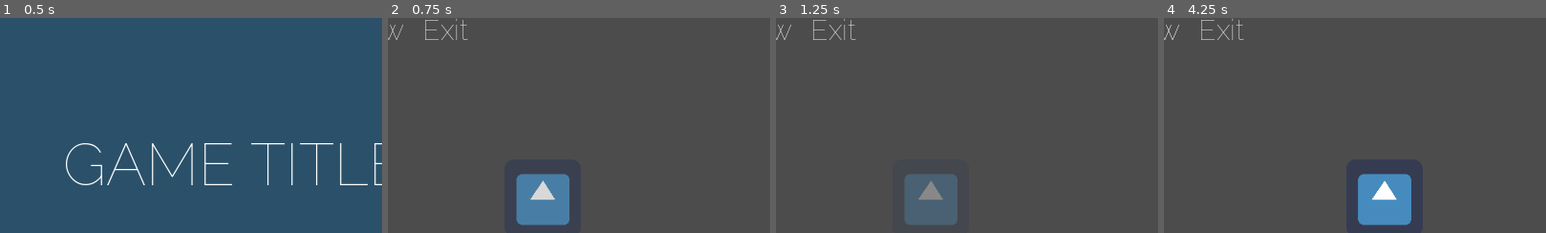
Above: before the commit, frames 1-4 (left to right).
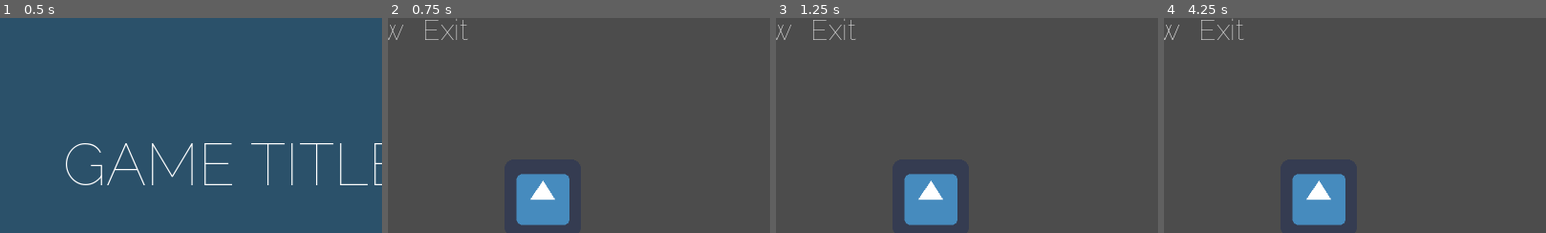
Above: after the commit, the same moments.

Repository: Dexterminator/godot-jam-template
Game: Godot game, scene res://scenes/Title/Title.tscn
Two runs of this game, one before a commit and one after it. Both use one fixed random seed, a clock stepped at 60 frames per second and the inputs below. The engine's default icon, where the game draws it, is replaced by a stand-in: a white triangle on a blue panel in a dark square.
Inputs:
- Up to frame 1 (0.5 s): no input
- Up to frame 2 (0.75 s): tap Enter (ui_accept) at 0.5 s; hold D (right) from 0.53 s (still down); tap J (action1) at 0.6 s
- Up to frame 3 (1.25 s): keep holding D (right); tap Enter (ui_accept) at 0.77 s
- Up to frame 4 (4.25 s): release D (right) at 1.25 s; click "Shake" at 1.25 s; click "Slow" at 2 s; tap Enter (ui_accept) at 2.75, 3.02 s; hold Down (ui_down) 2.78-3.53 s; tap J (action1) at 2.85, 3.6 s; hold D (right) from 3.53 s (still down)
The pictures show only the part of the screen within x 19-69%, y 2-52%; the shares and areas given below are measured in that part.

Frame 1 is identical in both runs. In frame 2, 3.1% of the frame differs, in the area x 33-48%, y 72-96%; in frame 3, 3.3%; in frame 4, 6.6%, in the area x 33-65%, y 72-97%.
Error after the commit: Parse Error: The assigned value doesn't have a set type; the variable type can't be inferred. (res://entities/player/flashing.gd:13)

Commit message:
Adapt to 3.4 and add anima

Diff:
--- a/entities/player/flashing.gd
+++ b/entities/player/flashing.gd
@@ -1,18 +1,25 @@
 extends "res://entities/player/player_state.gd"
 
 onready var Easing = preload("res://utils/easing.gd")
-const DURATION = 1.0
+const DURATION = 3.0
 var ts_started
+
+func _hello():
+	print("hello")
+	emit_signal("transition", "default", {})
 
 func enter(_data):
 	ts_started = Time.now
+	var anima := Anima.begin(self)
+	anima.connect("animation_completed", self, "_hello")
+	anima.then({node=o.sprite, animation="shake", duration=0.7})
+	anima.then({node=o.sprite, animation="tada", duration=0.9})
+	anima.then({node=o.sprite, property="x", to=1000, duration=0.9})
+	anima.play()
 
 func update(_delta):
 	var a = Easing.Cubic.easeOut(Time.since(ts_started), 1, -0.7, DURATION)
 	o.sprite.modulate = Color(1, 1, 1, a)
 
-	if Time.exceeded(ts_started, DURATION):
-		emit_signal("transition", "default", {})
-
 func exit():
 	o.sprite.modulate = Color(1, 1, 1, 1)
--- a/project.godot
+++ b/project.godot
@@ -9,12 +9,42 @@
 config_version=4
 
 _global_script_classes=[ {
+"base": "Reference",
+"class": "AnimaEasing",
+"language": "GDScript",
+"path": "res://addons/anima/core/easings.gd"
+}, {
+"base": "Node",
+"class": "AnimaNode",
+"language": "GDScript",
+"path": "res://addons/anima/core/node.gd"
+}, {
+"base": "Reference",
+"class": "AnimaNodesProperties",
+"language": "GDScript",
+"path": "res://addons/anima/utils/node_properties.gd"
+}, {
+"base": "Reference",
+"class": "AnimaStrings",
+"language": "GDScript",
+"path": "res://addons/anima/utils/strings.gd"
+}, {
+"base": "Tween",
+"class": "AnimaTween",
+"language": "GDScript",
+"path": "res://addons/anima/core/tween.gd"
+}, {
 "base": "Camera2D",
 "class": "ShakeCamera2D",
 "language": "GDScript",
 "path": "res://utils/ShakeCamera2D.gd"
 } ]
 _global_script_class_icons={
+"AnimaEasing": "",
+"AnimaNode": "",
+"AnimaNodesProperties": "",
+"AnimaStrings": "",
+"AnimaTween": "",
 "ShakeCamera2D": ""
 }
 
@@ -29,6 +59,7 @@
 Time="*res://utils/time.gd"
 Slowdown="*res://utils/slowdown.gd"
 Shake="*res://utils/shake.gd"
+Anima="*res://addons/anima/core/anima.gd"
 
 [display]
 
@@ -39,79 +70,79 @@
 
 [editor_plugins]
 
-enabled=PoolStringArray( "CommandPalettePopup" )
+enabled=PoolStringArray( "res://addons/anima/plugin.cfg" )
 
 [input]
 
 ui_accept={
 "deadzone": 0.5,
-"events": [ Object(InputEventKey,"resource_local_to_scene":false,"resource_name":"","device":0,"alt":false,"shift":false,"control":false,"meta":false,"command":false,"pressed":false,"scancode":16777221,"unicode":0,"echo":false,"script":null)
-, Object(InputEventKey,"resource_local_to_scene":false,"resource_name":"","device":0,"alt":false,"shift":false,"control":false,"meta":false,"command":false,"pressed":false,"scancode":16777222,"unicode":0,"echo":false,"script":null)
-, Object(InputEventKey,"resource_local_to_scene":false,"resource_name":"","device":0,"alt":false,"shift":false,"control":false,"meta":false,"command":false,"pressed":false,"scancode":32,"unicode":0,"echo":false,"script":null)
+"events": [ Object(InputEventKey,"resource_local_to_scene":false,"resource_name":"","device":0,"alt":false,"shift":false,"control":false,"meta":false,"command":false,"pressed":false,"scancode":16777221,"physical_scancode":0,"unicode":0,"echo":false,"script":null)
+, Object(InputEventKey,"resource_local_to_scene":false,"resource_name":"","device":0,"alt":false,"shift":false,"control":false,"meta":false,"command":false,"pressed":false,"scancode":16777222,"physical_scancode":0,"unicode":0,"echo":false,"script":null)
+, Object(InputEventKey,"resource_local_to_scene":false,"resource_name":"","device":0,"alt":false,"shift":false,"control":false,"meta":false,"command":false,"pressed":false,"scancode":32,"physical_scancode":0,"unicode":0,"echo":false,"script":null)
 , Object(InputEventJoypadButton,"resource_local_to_scene":false,"resource_name":"","device":0,"button_index":0,"pressure":0.0,"pressed":false,"script":null)
-, Object(InputEventKey,"resource_local_to_scene":false,"resource_name":"","device":0,"alt":false,"shift":false,"control":false,"meta":false,"command":false,"pressed":false,"scancode":74,"unicode":0,"echo":false,"script":null)
+, Object(InputEventKey,"resource_local_to_scene":false,"resource_name":"","device":0,"alt":false,"shift":false,"control":false,"meta":false,"command":false,"pressed":false,"scancode":74,"physical_scancode":0,"unicode":0,"echo":false,"script":null)
  ]
 }
 ui_left={
 "deadzone": 0.5,
-"events": [ Object(InputEventKey,"resource_local_to_scene":false,"resource_name":"","device":0,"alt":false,"shift":false,"control":false,"meta":false,"command":false,"pressed":false,"scancode":16777231,"unicode":0,"echo":false,"script":null)
+"events": [ Object(InputEventKey,"resource_local_to_scene":false,"resource_name":"","device":0,"alt":false,"shift":false,"control":false,"meta":false,"command":false,"pressed":false,"scancode":16777231,"physical_scancode":0,"unicode":0,"echo":false,"script":null)
 , Object(InputEventJoypadButton,"resource_local_to_scene":false,"resource_name":"","device":0,"button_index":14,"pressure":0.0,"pressed":false,"script":null)
-, Object(InputEventKey,"resource_local_to_scene":false,"resource_name":"","device":0,"alt":false,"shift":false,"control":false,"meta":false,"command":false,"pressed":false,"scancode":65,"unicode":0,"echo":false,"script":null)
+, Object(InputEventKey,"resource_local_to_scene":false,"resource_name":"","device":0,"alt":false,"shift":false,"control":false,"meta":false,"command":false,"pressed":false,"scancode":65,"physical_scancode":0,"unicode":0,"echo":false,"script":null)
  ]
 }
 ui_right={
 "deadzone": 0.5,
-"events": [ Object(InputEventKey,"resource_local_to_scene":false,"resource_name":"","device":0,"alt":false,"shift":false,"control":false,"meta":false,"command":false,"pressed":false,"scancode":16777233,"unicode":0,"echo":false,"script":null)
+"events": [ Object(InputEventKey,"resource_local_to_scene":false,"resource_name":"","device":0,"alt":false,"shift":false,"control":false,"meta":false,"command":false,"pressed":false,"scancode":16777233,"physical_scancode":0,"unicode":0,"echo":false,"script":null)
 , Object(InputEventJoypadButton,"resource_local_to_scene":false,"resource_name":"","device":0,"button_index":15,"pressure":0.0,"pressed":false,"script":null)
-, Object(InputEventKey,"resource_local_to_scene":false,"resource_name":"","device":0,"alt":false,"shift":false,"control":false,"meta":false,"command":false,"pressed":false,"scancode":68,"unicode":0,"echo":false,"script":null)
+, Object(InputEventKey,"resource_local_to_scene":false,"resource_name":"","device":0,"alt":false,"shift":false,"control":false,"meta":false,"command":false,"pressed":false,"scancode":68,"physical_scancode":0,"unicode":0,"echo":false,"script":null)
  ]
 }
 ui_up={
 "deadzone": 0.5,
-"events": [ Object(InputEventKey,"resource_local_to_scene":false,"resource_name":"","device":0,"alt":false,"shift":false,"control":false,"meta":false,"command":false,"pressed":false,"scancode":16777232,"unicode":0,"echo":false,"script":null)
+"events": [ Object(InputEventKey,"resource_local_to_scene":false,"resource_name":"","device":0,"alt":false,"shift":false,"control":false,"meta":false,"command":false,"pressed":false,"scancode":16777232,"physical_scancode":0,"unicode":0,"echo":false,"script":null)
 , Object(InputEventJoypadButton,"resource_local_to_scene":false,"resource_name":"","device":0,"button_index":12,"pressure":0.0,"pressed":false,"script":null)
-, Object(InputEventKey,"resource_local_to_scene":false,"resource_name":"","device":0,"alt":false,"shift":false,"control":false,"meta":false,"command":false,"pressed":false,"scancode":87,"unicode":0,"echo":false,"script":null)
+, Object(InputEventKey,"resource_local_to_scene":false,"resource_name":"","device":0,"alt":false,"shift":false,"control":false,"meta":false,"command":false,"pressed":false,"scancode":87,"physical_scancode":0,"unicode":0,"echo":false,"script":null)
  ]
 }
 ui_down={
 "deadzone": 0.5,
-"events": [ Object(InputEventKey,"resource_local_to_scene":false,"resource_name":"","device":0,"alt":false,"shift":false,"control":false,"meta":false,"command":false,"pressed":false,"scancode":16777234,"unicode":0,"echo":false,"script":null)
+"events": [ Object(InputEventKey,"resource_local_to_scene":false,"resource_name":"","device":0,"alt":false,"shift":false,"control":false,"meta":false,"command":false,"pressed":false,"scancode":16777234,"physical_scancode":0,"unicode":0,"echo":false,"script":null)
 , Object(InputEventJoypadButton,"resource_local_to_scene":false,"resource_name":"","device":0,"button_index":13,"pressure":0.0,"pressed":false,"script":null)
-, Object(InputEventKey,"resource_local_to_scene":false,"resource_name":"","device":0,"alt":false,"shift":false,"control":false,"meta":false,"command":false,"pressed":false,"scancode":83,"unicode":0,"echo":false,"script":null)
+, Object(InputEventKey,"resource_local_to_scene":false,"resource_name":"","device":0,"alt":false,"shift":false,"control":false,"meta":false,"command":false,"pressed":false,"scancode":83,"physical_scancode":0,"unicode":0,"echo":false,"script":null)
  ]
 }
 left={
 "deadzone": 0.5,
-"events": [ Object(InputEventKey,"resource_local_to_scene":false,"resource_name":"","device":0,"alt":false,"shift":false,"control":false,"meta":false,"command":false,"pressed":false,"scancode":65,"unicode":0,"echo":false,"script":null)
+"events": [ Object(InputEventKey,"resource_local_to_scene":false,"resource_name":"","device":0,"alt":false,"shift":false,"control":false,"meta":false,"command":false,"pressed":false,"scancode":65,"physical_scancode":0,"unicode":0,"echo":false,"script":null)
 , Object(InputEventJoypadButton,"resource_local_to_scene":false,"resource_name":"","device":0,"button_index":14,"pressure":0.0,"pressed":false,"script":null)
  ]
 }
 right={
 "deadzone": 0.5,
-"events": [ Object(InputEventKey,"resource_local_to_scene":false,"resource_name":"","device":0,"alt":false,"shift":false,"control":false,"meta":false,"command":false,"pressed":false,"scancode":68,"unicode":0,"echo":false,"script":null)
+"events": [ Object(InputEventKey,"resource_local_to_scene":false,"resource_name":"","device":0,"alt":false,"shift":false,"control":false,"meta":false,"command":false,"pressed":false,"scancode":68,"physical_scancode":0,"unicode":0,"echo":false,"script":null)
 , Object(InputEventJoypadButton,"resource_local_to_scene":false,"resource_name":"","device":0,"button_index":15,"pressure":0.0,"pressed":false,"script":null)
  ]
 }
 up={
 "deadzone": 0.5,
-"events": [ Object(InputEventKey,"resource_local_to_scene":false,"resource_name":"","device":0,"alt":false,"shift":false,"control":false,"meta":false,"command":false,"pressed":false,"scancode":87,"unicode":0,"echo":false,"script":null)
+"events": [ Object(InputEventKey,"resource_local_to_scene":false,"resource_name":"","device":0,"alt":false,"shift":false,"control":false,"meta":false,"command":false,"pressed":false,"scancode":87,"physical_scancode":0,"unicode":0,"echo":false,"script":null)
 , Object(InputEventJoypadButton,"resource_local_to_scene":false,"resource_name":"","device":0,"button_index":12,"pressure":0.0,"pressed":false,"script":null)
  ]
 }
 down={
 "deadzone": 0.5,
-"events": [ Object(InputEventKey,"resource_local_to_scene":false,"resource_name":"","device":0,"alt":false,"shift":false,"control":false,"meta":false,"command":false,"pressed":false,"scancode":83,"unicode":0,"echo":false,"script":null)
+"events": [ Object(InputEventKey,"resource_local_to_scene":false,"resource_name":"","device":0,"alt":false,"shift":false,"control":false,"meta":false,"command":false,"pressed":false,"scancode":83,"physical_scancode":0,"unicode":0,"echo":false,"script":null)
 , Object(InputEventJoypadButton,"resource_local_to_scene":false,"resource_name":"","device":0,"button_index":13,"pressure":0.0,"pressed":false,"script":null)
  ]
 }
 action1={
 "deadzone": 0.5,
-"events": [ Object(InputEventKey,"resource_local_to_scene":false,"resource_name":"","device":0,"alt":false,"shift":false,"control":false,"meta":false,"command":false,"pressed":false,"scancode":74,"unicode":0,"echo":false,"script":null)
+"events": [ Object(InputEventKey,"resource_local_to_scene":false,"resource_name":"","device":0,"alt":false,"shift":false,"control":false,"meta":false,"command":false,"pressed":false,"scancode":74,"physical_scancode":0,"unicode":0,"echo":false,"script":null)
  ]
 }
 action2={
 "deadzone": 0.5,
-"events": [ Object(InputEventKey,"resource_local_to_scene":false,"resource_name":"","device":0,"alt":false,"shift":false,"control":false,"meta":false,"command":false,"pressed":false,"scancode":75,"unicode":0,"echo":false,"script":null)
+"events": [ Object(InputEventKey,"resource_local_to_scene":false,"resource_name":"","device":0,"alt":false,"shift":false,"control":false,"meta":false,"command":false,"pressed":false,"scancode":75,"physical_scancode":0,"unicode":0,"echo":false,"script":null)
  ]
 }
 
Not shown, changed: assets/background.png.import
Not shown, changed: icon.png.import
